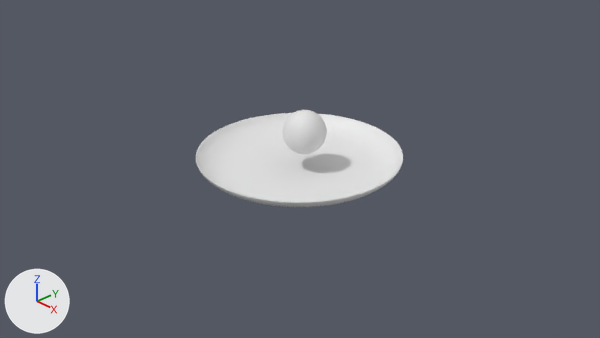
One commit to the Blender file fuego.blend: the scene before it, then after it.
Rendered twice from the file's camera 'Camera'. Every picture has the same lights, and +X, +Y and +Z are marked at lower left.

Names of what the first picture shows: 'fluid in flow object', 'plato'.
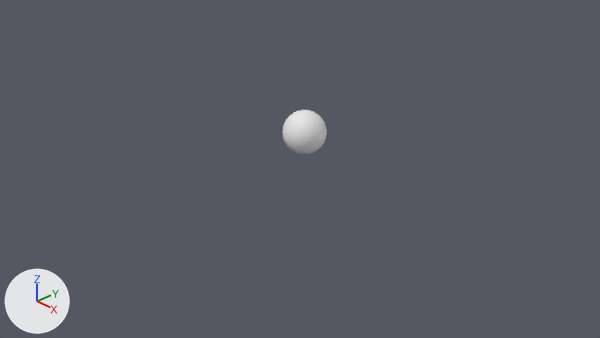
Changed parts and their boxes (x1, y1, x2, y2) in the pictures (600 x 338 px):
```json
{"object": "plato", "change": "deleted", "before": [196, 113, 403, 207]}
```

Edits to the scene script, one JSON object a line:
```json
{"op": "remove", "block": "ob_plato", "code": ["ob_plato = bpy.data.objects.new('plato', me_sphere_001)", "ob_plato.location = (0.0, 0.0, 0.0)"]}
```
